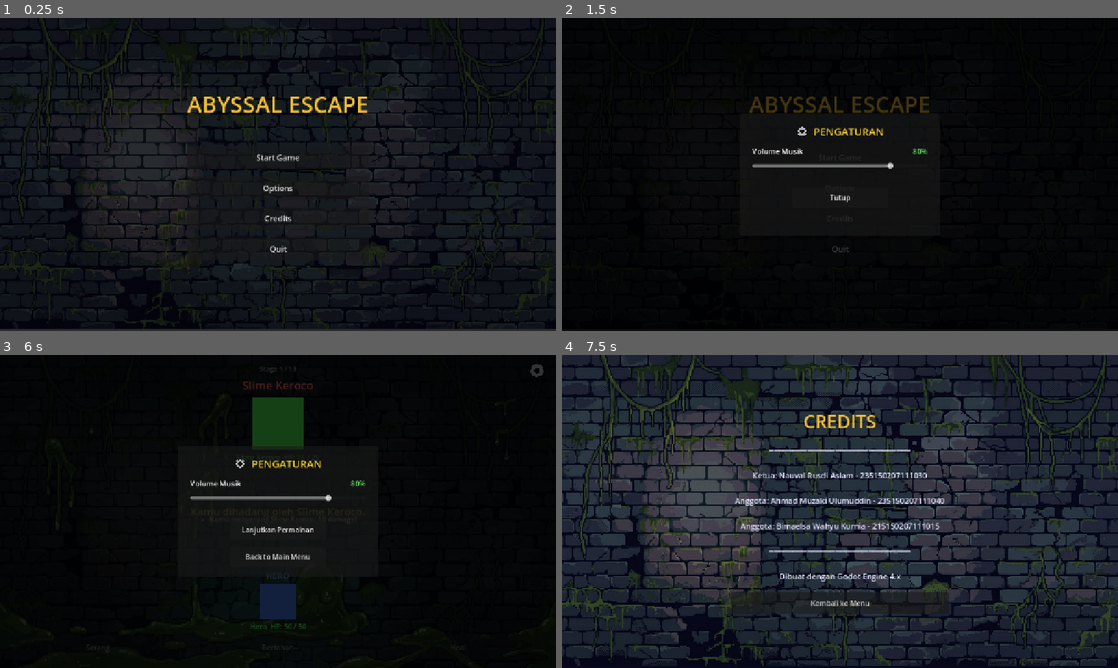
Above: before the commit, frames 1-4 (two rows, left to right).
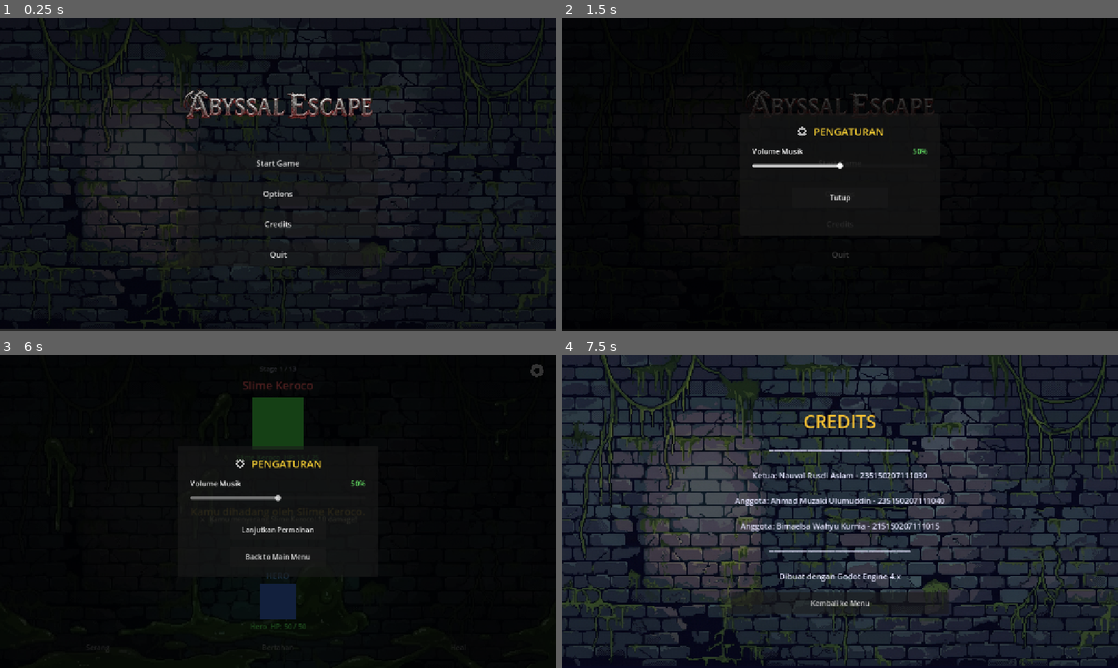
Above: after the commit, the same moments.

Repository: nauvalaslam/abyssal-escape
Game: Godot game, scene res://scenes/main_menu/main_menu.tscn
Two runs of this game, one before a commit and one after it. Both use one fixed random seed, a clock stepped at 60 frames per second and the inputs below.
Inputs (mouse positions are in pixels of both pictures, inside the frame that each line leads up to):
- Up to frame 1 (0.25 s): no input
- Up to frame 2 (1.5 s): click "Options" at 0.5 s; click "Start Game" at 1.25 s
- Up to frame 3 (6 s): click "Start Game" at 2 s; click "Tutup" at 2.75 s; click "Start Game" at 3.5 s; click "Eksplorasi" at 4.25 s; click "Serang" at 5 s; click (539, 370) at 5.75 s
- Up to frame 4 (7.5 s): click "Back to Main Menu" at 6.5 s; click "Credits" at 7.25 s

The runs differ from the first frame. In frame 1, 2.1% of the frame differs, in the area x 33-67%, y 23-77%; in frame 2, 1.2%; in frame 3, 0.2%; in frame 4, nothing differs.

Commit message:
feat: replace main menu text title with custom logo image

Diff:
--- a/scenes/main_menu/main_menu.tscn
+++ b/scenes/main_menu/main_menu.tscn
@@ -1,8 +1,9 @@
-[gd_scene load_steps=4 format=3 uid="uid://bq3f7pnaxb7m"]
+[gd_scene load_steps=5 format=3 uid="uid://bq3f7pnaxb7m"]
 
 [ext_resource type="Script" uid="uid://bs35clqu4dc1u" path="res://scripts/ui/main_menu_ui.gd" id="1_mnscr"]
 [ext_resource type="Texture2D" uid="uid://dinuxiupiyhjk" path="res://assets/backgrounds/main_menu.jpg" id="2_0ebjn"]
 [ext_resource type="PackedScene" path="res://scenes/ui/options_modal.tscn" id="3_optmodal"]
+[ext_resource type="Texture2D" path="res://assets/title/title_logo.png" id="4_titlelogo"]
 
 [node name="MainMenu" type="Control" unique_id=1112784214]
 layout_mode = 3
@@ -50,13 +51,13 @@
 layout_mode = 2
 theme_override_constants/separation = 16
 
-[node name="TitleLabel" type="Label" parent="CenterContainer/VBoxContainer" unique_id=1128251365]
+[node name="TitleLogo" type="TextureRect" parent="CenterContainer/VBoxContainer" unique_id=1128251365]
+custom_minimum_size = Vector2(460, 98)
 layout_mode = 2
 size_flags_horizontal = 4
-theme_override_colors/font_color = Color(0.95, 0.75, 0.2, 1)
-theme_override_font_sizes/font_size = 52
-text = "ABYSSAL ESCAPE"
-horizontal_alignment = 1
+texture = ExtResource("4_titlelogo")
+expand_mode = 1
+stretch_mode = 5
 
 [node name="Spacer" type="Control" parent="CenterContainer/VBoxContainer" unique_id=1311799174]
 custom_minimum_size = Vector2(0, 28)
--- a/scripts/ui/main_menu_ui.gd
+++ b/scripts/ui/main_menu_ui.gd
@@ -1,6 +1,6 @@
 # =============================================================================
 # scripts/ui/main_menu_ui.gd
-# Logika Main Menu: Start Game, Credits, Quit.
+# Logika Main Menu: Start Game, Options, Credits, Quit.
 # =============================================================================
 extends Control
 
@@ -9,15 +9,21 @@
 @onready var credits_button:  Button      = $CenterContainer/VBoxContainer/CreditsButton
 @onready var quit_button:     Button      = $CenterContainer/VBoxContainer/QuitButton
 @onready var background_rect: TextureRect = $Background
+@onready var title_logo:      TextureRect = $CenterContainer/VBoxContainer/TitleLogo
 @onready var options_modal:   Control     = $OptionsModal
 
 func _ready() -> void:
 	AudioManager.play_main_menu()
 
-	# Load background via GDScript agar tidak butuh .import file di .tscn
+	# Load background via GDScript
 	var tex: Texture2D = load("res://assets/backgrounds/main_menu.jpg")
 	if tex:
 		background_rect.texture = tex
+
+	# Load title logo image
+	var logo_tex: Texture2D = load("res://assets/title/title_logo.png")
+	if logo_tex and title_logo:
+		title_logo.texture = logo_tex
 
 	start_button.pressed.connect(_on_start_pressed)
 	options_button.pressed.connect(_on_options_pressed)
@@ -25,7 +31,7 @@
 	quit_button.pressed.connect(_on_quit_pressed)
 
 func _on_options_pressed() -> void:
-	options_modal.open()
+	options_modal.open(false)
 
 func _on_start_pressed() -> void:
 	PlayerData.reset_player()
Binary file added: assets/title/title_logo.png
Binary file added: assets/title/title_logo_raw.png
